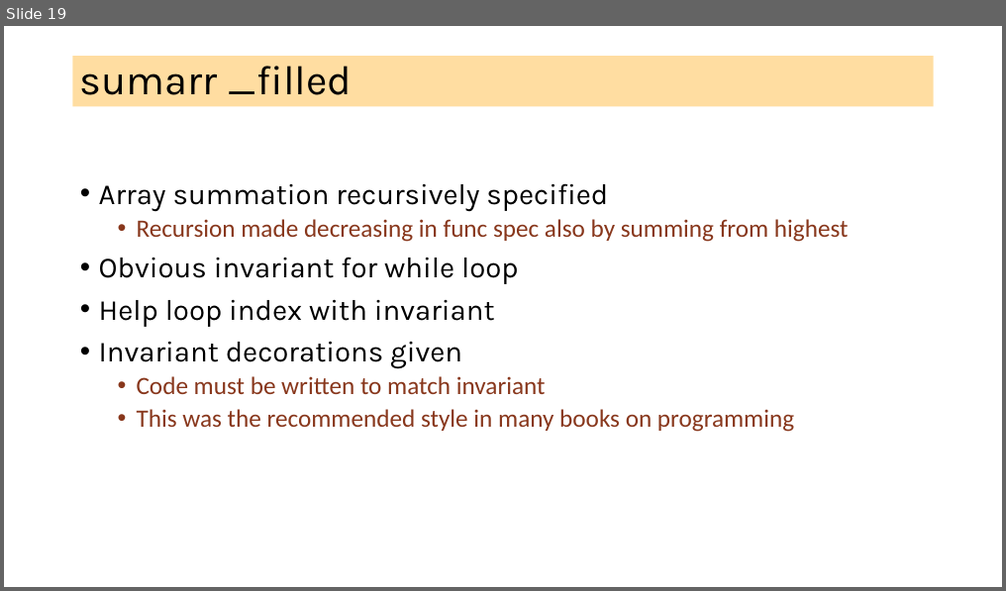
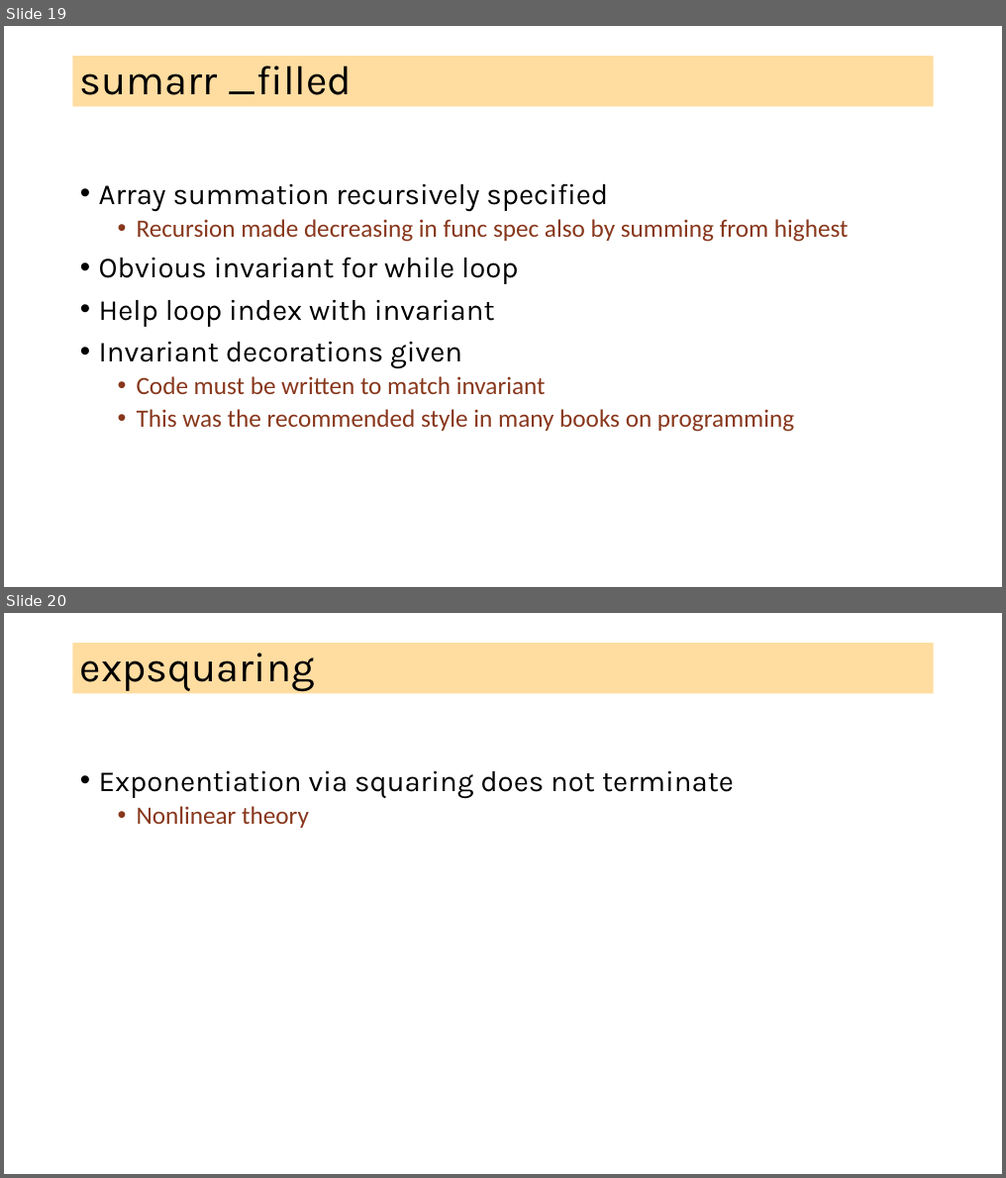
Before and after one commit to ganeshutah/cs6110s22, a slide deck: Lec17/Lec17.pptx. Shown one above the other, each under a label of ours: slide 19 before the commit, slides 19 and 20 after it. The pictures are 1006x591 and 1006x1178 pixels, drawn with LibreOffice and Linux fonts; fonts in the diff are those of the drawing. Boxes give left, top, right and bottom in pixels: in the first picture for what was removed or moved away, otherwise in the second. Text is boxed around its words. In the diff, an @@ line names an element or a change of style, - is before the commit and + after.

Commit message:
lec17

```diff
--- a/Lec17/Lec17.pptx
+++ b/Lec17/Lec17.pptx
@@ slide 20 added at bbox=[4, 613, 1002, 1174], background #FFFFFF @@
@@ title added at bbox=[73, 643, 934, 694], fill #FFBD47 at 51% opacity, 39.6 pt, text #000000 @@
+expsquaring
@@ text added at bbox=[99, 770, 734, 828], 28 pt, text #000000 @@
+• Exponentiation via squaring does not terminate
+  • Nonlinear theory
```
